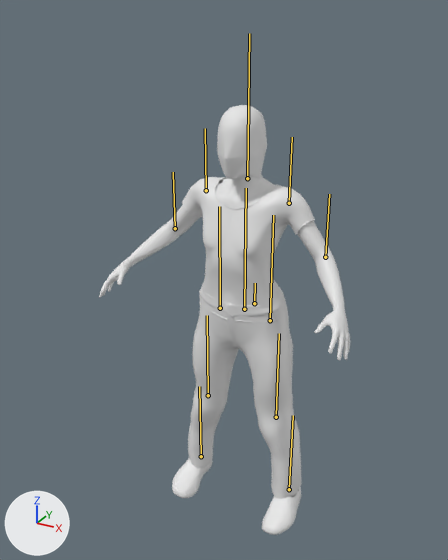
The glTF model homeplane/static/motion-art/body/body.gltf as it was, and as the next commit left it.
One viewpoint serves both versions: a 50 mm camera at (1.028, -2.059, 2.066) aimed at (-0.055, -0.09, 1.081). Arrows for +X, +Y and +Z are at lower left; the lights stay in place. The picture after the commit comes second. The bones that change, and the others that lie on the model, are drawn over the model as lines.

Names of what the first picture shows: 'MakeHuman continuous clothed teaching avatar'.
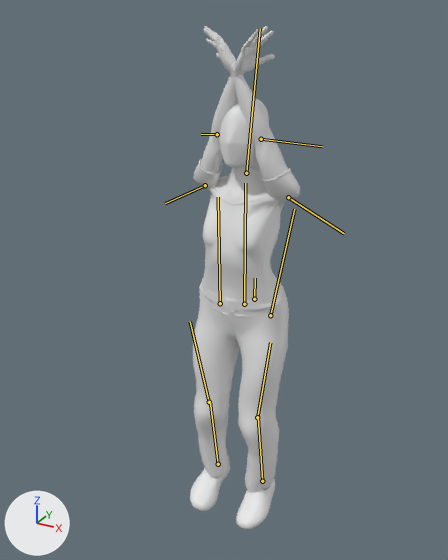
The newer file adds an action. The first version stands in its rest pose; the second is drawn at frame 15 of the action 'dance-overhead-clap'.

The change in detail:
Bone 'hips' (bone_hips) moves from (0.0, 0.0, 0.0) to (0.0, 0.021, 0.0).
Bone 'legL' (bone_legl) turns from (0, 0, 0) to (-10, -1, -6) degrees about its own x, y and z.
Bone 'kneeL' (bone_kneel) turns from (0, 0, 0) to (16, 3, -2) degrees about its own x, y and z.
Bone 'footL' (bone_footl) turns from (0, 0, 0) to (4, 0, 9) degrees about its own x, y and z.
Bone 'legR' (bone_legr) turns from (0, 0, 0) to (-10, 1, 6) degrees about its own x, y and z.
Bone 'kneeR' (bone_kneer) turns from (0, 0, 0) to (16, -3, 2) degrees about its own x, y and z.
Bone 'footR' (bone_footr) turns from (0, 0, 0) to (4, 0, -9) degrees about its own x, y and z.
Bone 'spine' (bone_spine) turns from (0, 0, 0) to (1, 0, 0) degrees about its own x, y and z.
Bone 'armL' (bone_arml) turns from (0, 0, 0) to (-173, -12, 61) degrees about its own x, y and z.
Bone 'elbowL' (bone_elbowl) turns from (0, 0, 0) to (40, 9, 5) degrees about its own x, y and z.
Bone 'armR' (bone_armr) turns from (0, 0, 0) to (-173, 12, -61) degrees about its own x, y and z.
Bone 'elbowR' (bone_elbowr) turns from (0, 0, 0) to (40, -9, -5) degrees about its own x, y and z.
Bone 'neck' (bone_neck) turns from (0, 0, 0) to (-11, 0, 0) degrees about its own x, y and z.

Boxes (x1, y1, x2, y2) around the edits, measured in the pictures (448 x 560 px):
'MakeHuman continuous clothed teaching avatar', posed (56% narrower, 17% taller): before (99, 105, 350, 535); after (190, 26, 300, 529)
bone 'hips', root to tip: before (254, 303) to (255, 283); after (254, 299) to (255, 278)
bone 'legL', root to tip: before (270, 320) to (273, 215); after (270, 315) to (294, 209)
bone 'kneeL', root to tip: before (276, 417) to (279, 333); after (257, 417) to (270, 342)
bone 'footL', root to tip: before (289, 489) to (293, 415); after (262, 481) to (258, 416)
bone 'legR', root to tip: before (220, 308) to (219, 206); after (220, 303) to (218, 197)
bone 'kneeR', root to tip: before (208, 395) to (207, 315); after (209, 402) to (190, 321)
bone 'footR', root to tip: before (201, 456) to (199, 386); after (218, 464) to (210, 401)
bone 'spine', root to tip: before (244, 309) to (246, 188); after (244, 304) to (245, 183)
bone 'armL', root to tip: before (289, 203) to (292, 137); after (288, 197) to (344, 233)
bone 'elbowL', root to tip: before (325, 257) to (329, 194); after (261, 139) to (322, 146)
bone 'armR', root to tip: before (206, 190) to (205, 128); after (205, 185) to (165, 203)
bone 'elbowR', root to tip: before (175, 228) to (173, 172); after (217, 134) to (201, 134)
bone 'neck', root to tip: before (247, 178) to (249, 33); after (246, 173) to (260, 28)
